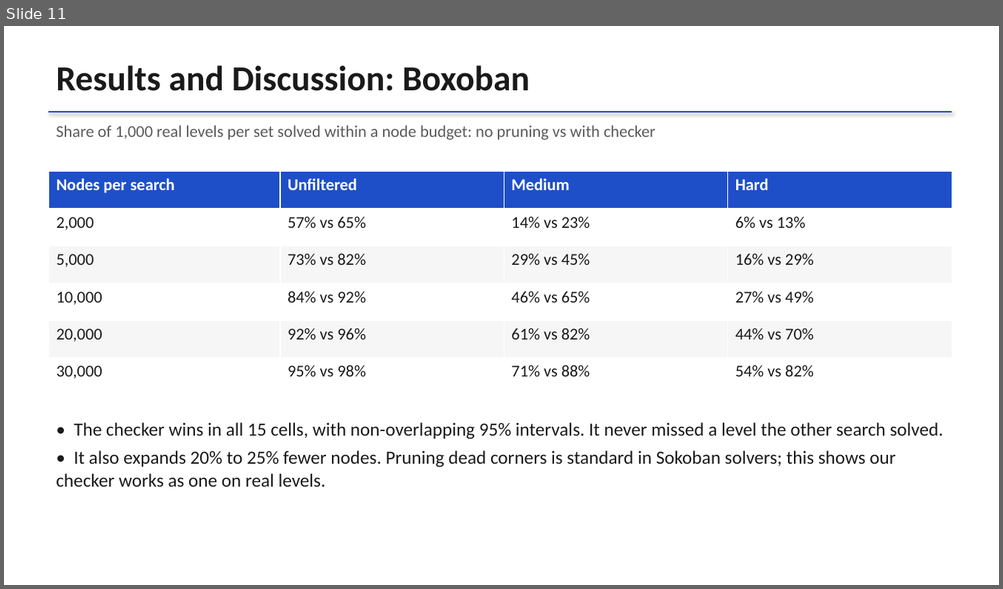
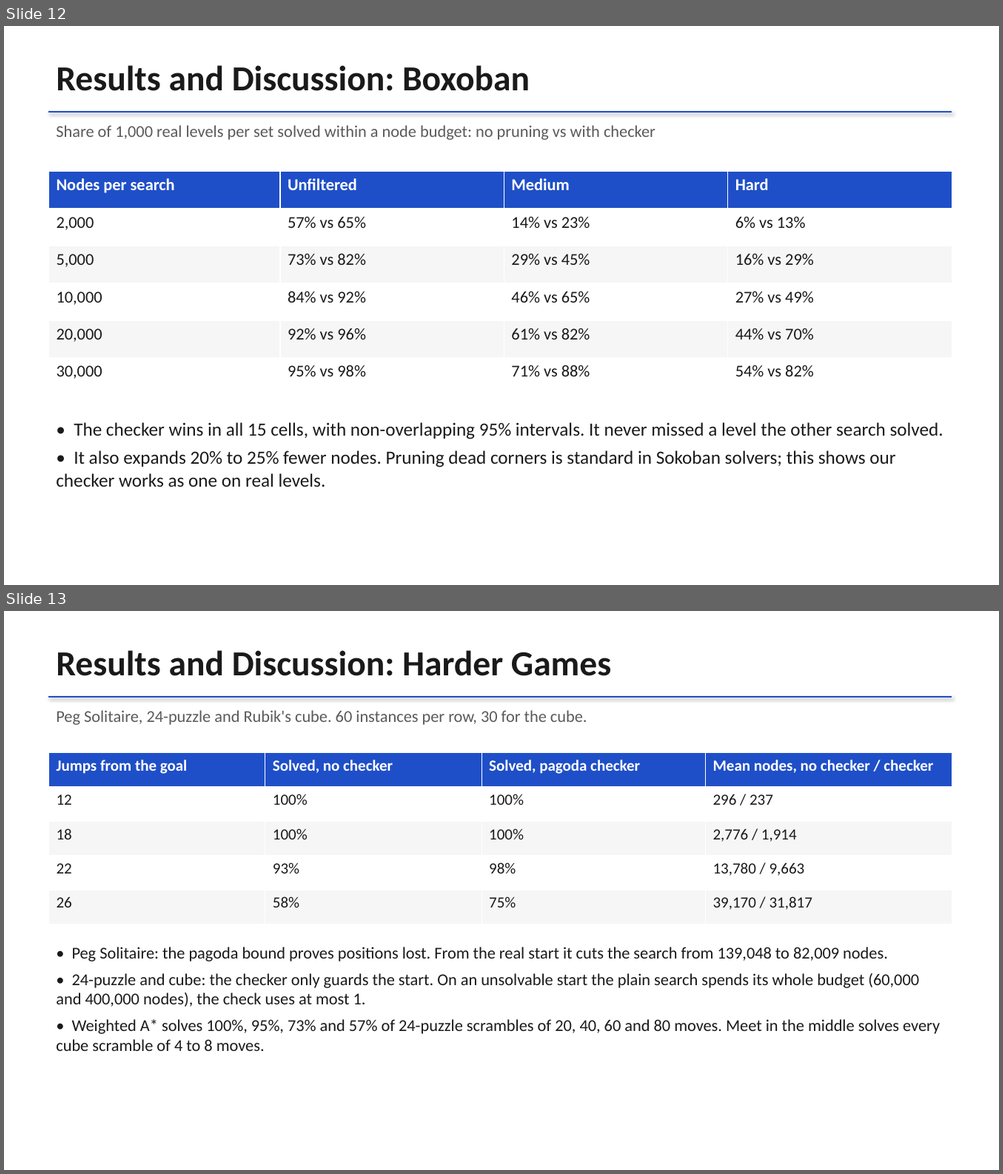
Before and after one commit to Harsh-v69/MachineLearningCP, a slide deck: docs/CP_Project_Review.pptx. Shown one above the other, each under a label of ours: slide 11 before the commit, slides 12 and 13 after it. The pictures are 1003x589 and 1003x1174 pixels, drawn with LibreOffice and Linux fonts; fonts in the diff are those of the drawing. Boxes give left, top, right and bottom in pixels: in the first picture for what was removed or moved away, otherwise in the second. Text is boxed around its words. In the diff, an @@ line names an element or a change of style, - is before the commit and + after.

```diff
--- a/docs/CP_Project_Review.pptx
+++ b/docs/CP_Project_Review.pptx
@@ slide 13 added at [4, 611, 999, 1170], background #FFFFFF @@
@@ text added at [56, 650, 611, 676], 34 pt, text #1A1A1A, bold @@
+Results and Discussion: Harder Games
@@ line added from (48, 697) to (951, 697), #1F4FC8 2 pt @@
@@ text added at [56, 710, 587, 725], 16 pt, text #5A5A5A @@
+Peg Solitaire, 24-puzzle and Rubik's cube. 60 instances per row, 30 for the cube.
@@ table added at [48, 753, 951, 924], 5 rows, 4 columns @@
+Jumps from the goal | Solved, no checker | Solved, pagoda checker | Mean nodes, no checker / checker
+12 | 100% | 100% | 296 / 237
+18 | 100% | 100% | 2,776 / 1,914
+22 | 93% | 98% | 13,780 / 9,663
+26 | 58% | 75% | 39,170 / 31,817
@@ text added at [56, 947, 939, 1051], 16 pt, text #1A1A1A @@
+• Peg Solitaire: the pagoda bound proves positions lost. From the real start it cuts the search from 139,048 to 82,009 nodes.
+• 24-puzzle and cube: the checker only guards the start. On an unsolvable start the plain search spends its whole budget (60,000 and 400,000 nodes), the check uses at most 1.
+• Weighted A* solves 100%, 95%, 73% and 57% of 24-puzzle scrambles of 20, 40, 60 and 80 moves. Meet in the middle solves every cube scramble of 4 to 8 moves.
@@ what was slide 11 is now slide 12 @@
```
Also in this commit, not shown: 6 slides changed, 2 other slides added, 12 other files.
